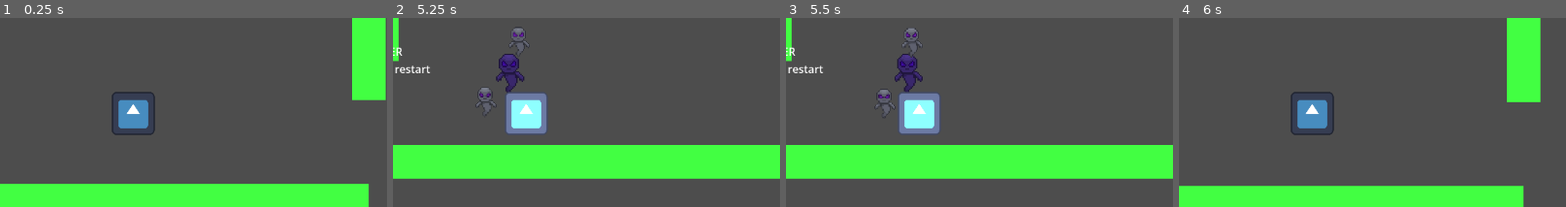
Above: before the commit, frames 1-4 (left to right).
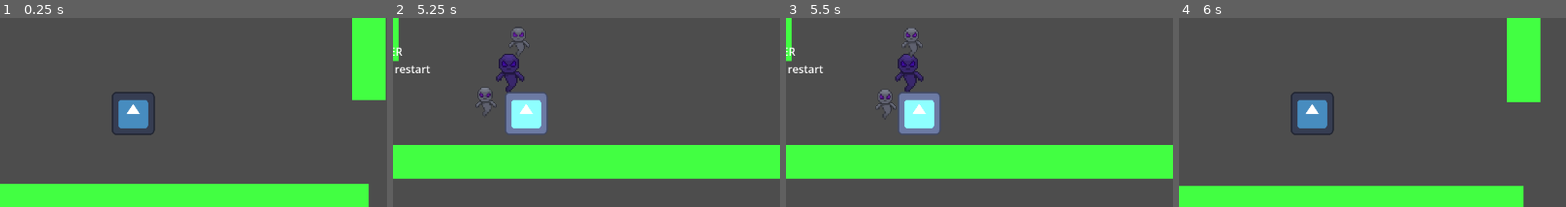
Above: after the commit, the same moments.

Repository: yenpish/chazo-fatebound
Game: Godot game, scene res://scenes/levels/mossgrave_outskirts.tscn
The game is run twice, just before and just after one commit, with the same random seed, the same clock (stepped at 60 frames per second) and the same inputs. This scene is started directly instead of the project's main scene. The engine's default icon, where the game draws it, is replaced by a stand-in: a white triangle on a blue panel in a dark square.
Inputs:
- Up to frame 1 (0.25 s): no input
- Up to frame 2 (5.25 s): hold W (move_up) 0.53-2.03 s; tap Space (attack) every 0.75 s from 0.6 to 5.1 s; hold A (move_left) 2.03-3.53 s; hold S (move_down) 3.53-4.28 s; hold D (move_right) 4.28-5.03 s; hold W (move_up) from 5.03 s (still down)
- Up to frame 3 (5.5 s): keep holding W (move_up)
- Up to frame 4 (6 s): tap R (restart) at 5.75 s; release W (move_up) at 5.78 s; hold D (move_right) from 5.78 s (still down); tap Space (attack) at 5.85 s
The pictures show only the part of the screen within x 33-83%, y 32-82%; the shares and areas given below are measured in that part.

Frames 1-2 are identical in both runs. In frame 3, 0.3% of the frame differs, in the area x 22-36%, y 18-53%; in frame 4, nothing differs.

Commit message:
Make Brakkor release Eclipse Shard

Diff:
--- a/scenes/enemies/brakkor.tscn
+++ b/scenes/enemies/brakkor.tscn
@@ -2,6 +2,7 @@
 
 [ext_resource type="Texture2D" uid="uid://d2jrrcv74nlct" path="res://assets/sprites/veilborn_1.png" id="1_n5tgf"]
 [ext_resource type="Script" uid="uid://b5xqmkr3vtg7x" path="res://scripts/enemies/brakkor.gd" id="1_t8u83"]
+[ext_resource type="PackedScene" uid="uid://clxgx6wkdbixs" path="res://scenes/items/eclipse_shard_of_hunger.tscn" id="2_tyrmv"]
 
 [sub_resource type="RectangleShape2D" id="RectangleShape2D_tyrmv"]
 size = Vector2(80, 95)
@@ -12,6 +13,7 @@
 [node name="Brakkor" type="CharacterBody2D" unique_id=353927916]
 motion_mode = 1
 script = ExtResource("1_t8u83")
+shard_scene = ExtResource("2_tyrmv")
 
 [node name="PlaceholderSprite" type="Sprite2D" parent="." unique_id=275215516]
 modulate = Color(0.757035, 0.48384285, 0.20329967, 1)
--- a/scenes/items/eclipse_shard_of_hunger.tscn
+++ b/scenes/items/eclipse_shard_of_hunger.tscn
@@ -10,7 +10,7 @@
 script = ExtResource("1_fuap3")
 item_id = "eclipse_shard_hunger"
 item_name = "EclipseShard of Hunger"
-pickup_message = "Eclipse Shard of Hunger obtained - The first fragment of the Eclipse Gate awakens."
+pickup_message = "Eclipse Shard of Hunger obtained - Brakkor's corruption breaks, releasing the first fragment."
 
 [node name="Sprite2D" type="Sprite2D" parent="." unique_id=1122150693]
 scale = Vector2(0.25, 0.25)
--- a/scenes/levels/mossgrave_outskirts.tscn
+++ b/scenes/levels/mossgrave_outskirts.tscn
@@ -6,7 +6,6 @@
 [ext_resource type="PackedScene" uid="uid://sf7100vq7g2c" path="res://scenes/ui/hud.tscn" id="2_ow5mb"]
 [ext_resource type="PackedScene" uid="uid://dt3x5p8ysnmf7" path="res://scenes/enemies/brakkor.tscn" id="3_0rlci"]
 [ext_resource type="PackedScene" uid="uid://mfuonb32vn1q" path="res://scenes/items/pendant_of_malaya.tscn" id="3_np761"]
-[ext_resource type="PackedScene" uid="uid://clxgx6wkdbixs" path="res://scenes/items/eclipse_shard_of_hunger.tscn" id="4_b4jx4"]
 [ext_resource type="PackedScene" uid="uid://5si1mv5g3aug" path="res://scenes/items/shard_vision_trigger.tscn" id="5_8dlh8"]
 
 [sub_resource type="RectangleShape2D" id="RectangleShape2D_ivkax"]
@@ -147,9 +146,6 @@
 [node name="PendantOfMalaya" parent="Items" unique_id=1851028104 instance=ExtResource("3_np761")]
 position = Vector2(-230, -250)
 
-[node name="EclipseShardOfHunger_TEMP" parent="Items" unique_id=2045639108 instance=ExtResource("4_b4jx4")]
-position = Vector2(0, -380)
-
 [node name="ShardVisionTrigger" parent="Items" unique_id=161159187 instance=ExtResource("5_8dlh8")]
 position = Vector2(0, -440)
 
--- a/scripts/enemies/brakkor.gd
+++ b/scripts/enemies/brakkor.gd
@@ -6,6 +6,8 @@
 @export var damage_cooldown: float = 1.2
 @export var chase_range: float = 700.0
 @export var stop_distance: float = 55.0
+@export var shard_scene: PackedScene
+@export var shard_spawn_offset: Vector2 = Vector2(0, 40)
 
 @onready var damage_area: Area2D = $DamageArea
 @onready var placeholder_sprite: Sprite2D = $PlaceholderSprite
@@ -110,4 +112,23 @@
 	is_dead = true
 	velocity = Vector2.ZERO
 	print(name, " defeated")
+
+	spawn_eclipse_shard()
+
 	queue_free()
+
+func spawn_eclipse_shard() -> void:
+	if shard_scene == null:
+		print("Brakkor has no shard_scene assigned.")
+		return
+
+	var shard_instance := shard_scene.instantiate() as Node2D
+
+	if shard_instance == null:
+		print("Failed to spawn Eclipse Shard.")
+		return
+
+	get_parent().add_child(shard_instance)
+	shard_instance.global_position = global_position + shard_spawn_offset
+
+	print("Brakkor released Eclipse Shard of Hunger")
